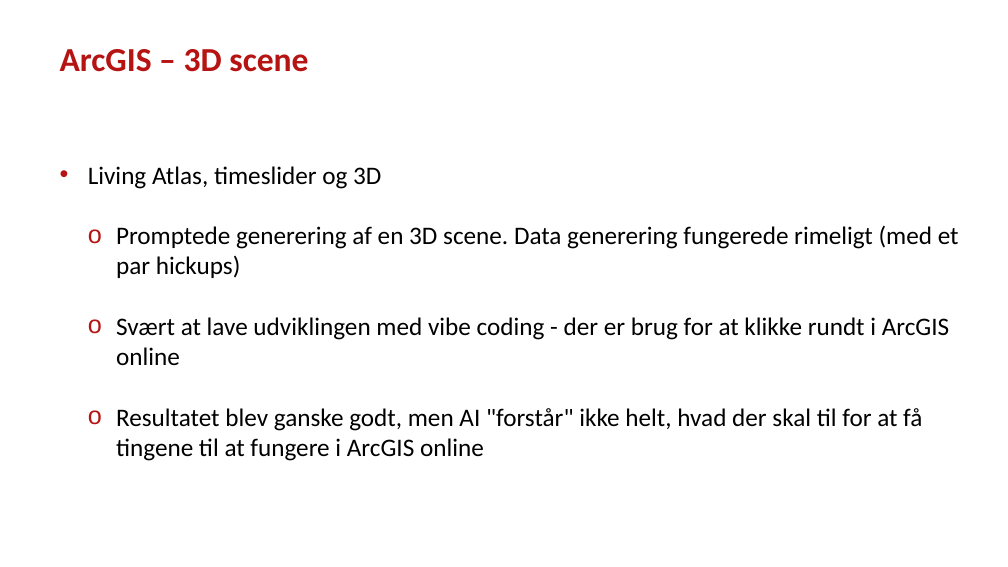
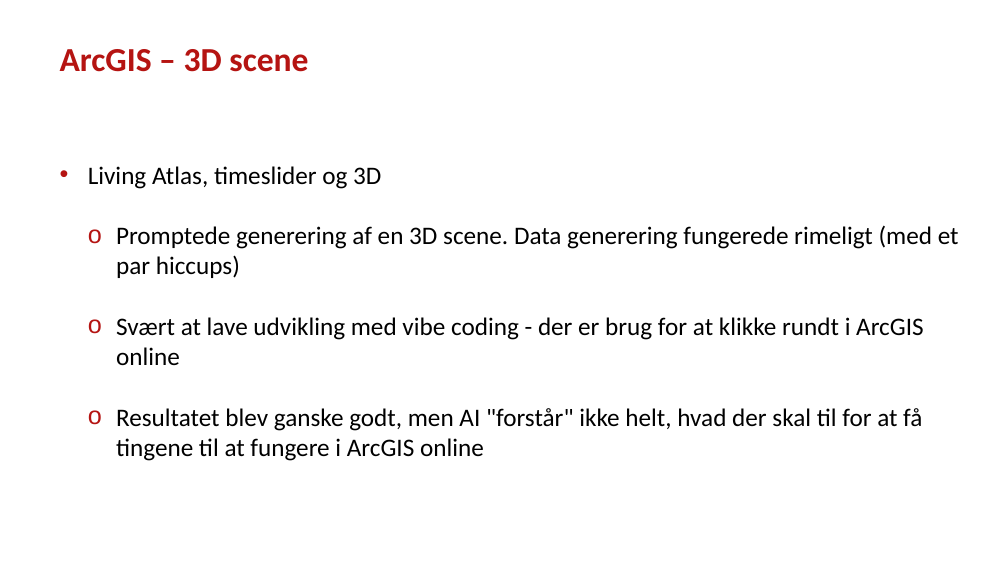
Before and after one commit to steenhulthin/DEK26_Vibe-coding-AI-assisteret-udvikling-og-ArcGIS, a slide deck: slide 10 of Vibe coding og AI-assisteret udvikling af geodata-dashboards - Steen Hulthin Rasmussen - SSI - 14.11.2025.pptx. Drawn at 1008x567 pixels with LibreOffice and Linux fonts; fonts in the diff are those of the drawing; background and template pictures are left out. Boxes give left, top, right and bottom in pixels: in the first picture for what was removed or moved away, otherwise in the second. Text is boxed around its words. In the diff, an @@ line names an element or a change of style, - is before the commit and + after.

```diff
--- a/Vibe coding og AI-assisteret udvikling af geodata-dashboards - Steen Hulthin Rasmussen - SSI - 14.11.2025.pptx
+++ b/Vibe coding og AI-assisteret udvikling af geodata-dashboards - Steen Hulthin Rasmussen - SSI - 14.11.2025.pptx
@@ text at [116,225,959,365]: text changed @@
-  o Promptede generering af en 3D scene. Data generering fungerede rimeligt (med et par hickups)
-  o Svært at lave udviklingen med vibe coding - der er brug for at klikke rundt i ArcGIS online
+  o Promptede generering af en 3D scene. Data generering fungerede rimeligt (med et par hiccups)
+  o Svært at lave udvikling med vibe coding - der er brug for at klikke rundt i ArcGIS online
```
Also in this commit, not shown: 9 other slides changed.
